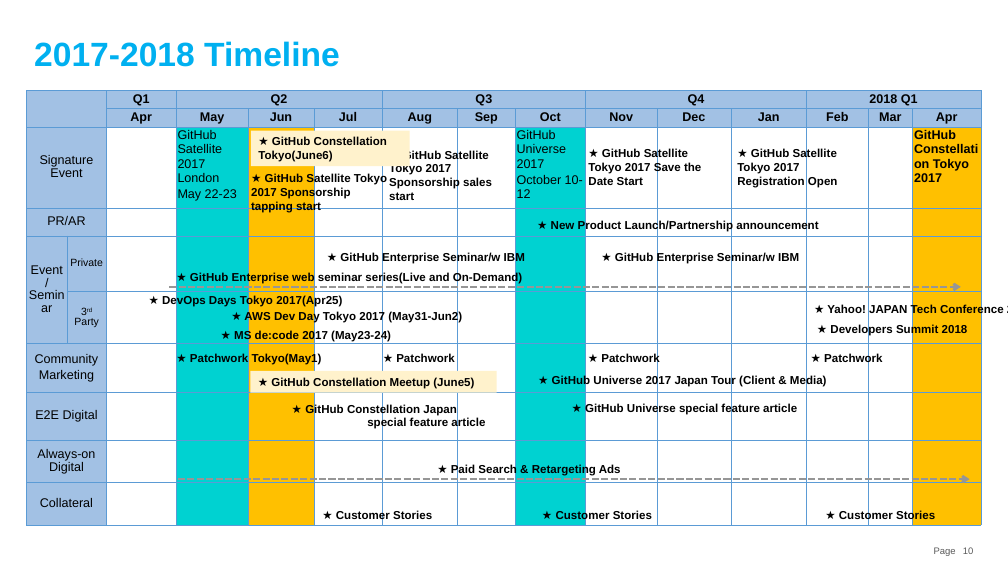
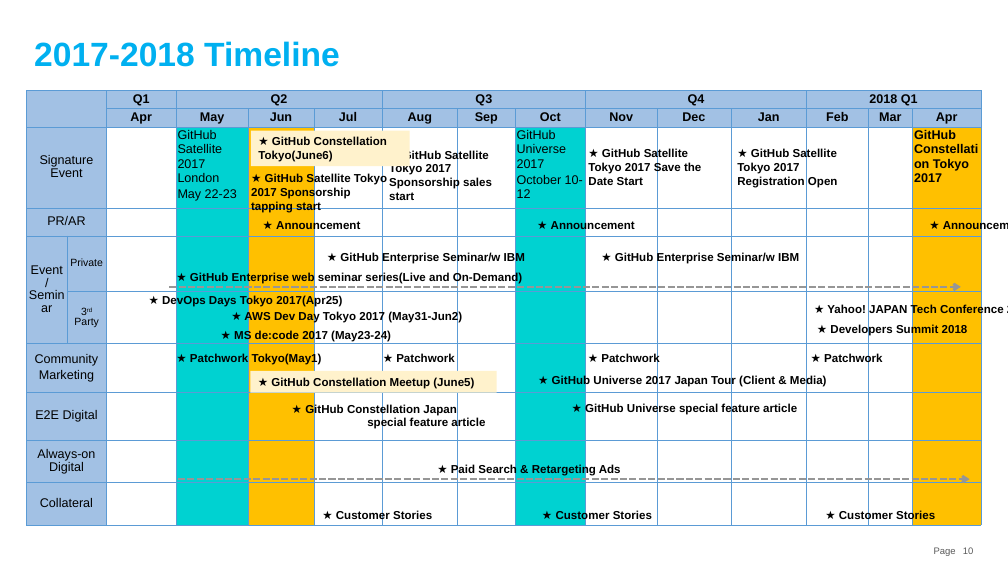
Before and after one commit to souebina/GitHub-Japan-Marketing-Plan, a slide deck: slide 10 of GitHub Japan Marketing Strategy.pptx. Drawn at 1008x567 pixels with LibreOffice and Linux fonts; fonts in the diff are those of the drawing. Boxes give left, top, right and bottom in pixels: in the first picture for what was removed or moved away, otherwise in the second. Text is boxed around its words. In the diff, an @@ line names an element or a change of style, - is before the commit and + after.

Commit message:
Update calendar

```diff
--- a/GitHub Japan Marketing Strategy.pptx
+++ b/GitHub Japan Marketing Strategy.pptx
@@ text added at [276,220,360,232], 11 pt, text #000000, bold @@
+★ Announcement
@@ text at [551,220,635,232]: text changed @@
-★ New Product Launch/Partnership announcement
+★ Announcement
@@ text added at [922,214,1008,236], 11 pt, text #000000, bold @@
+★ Announcement
```
